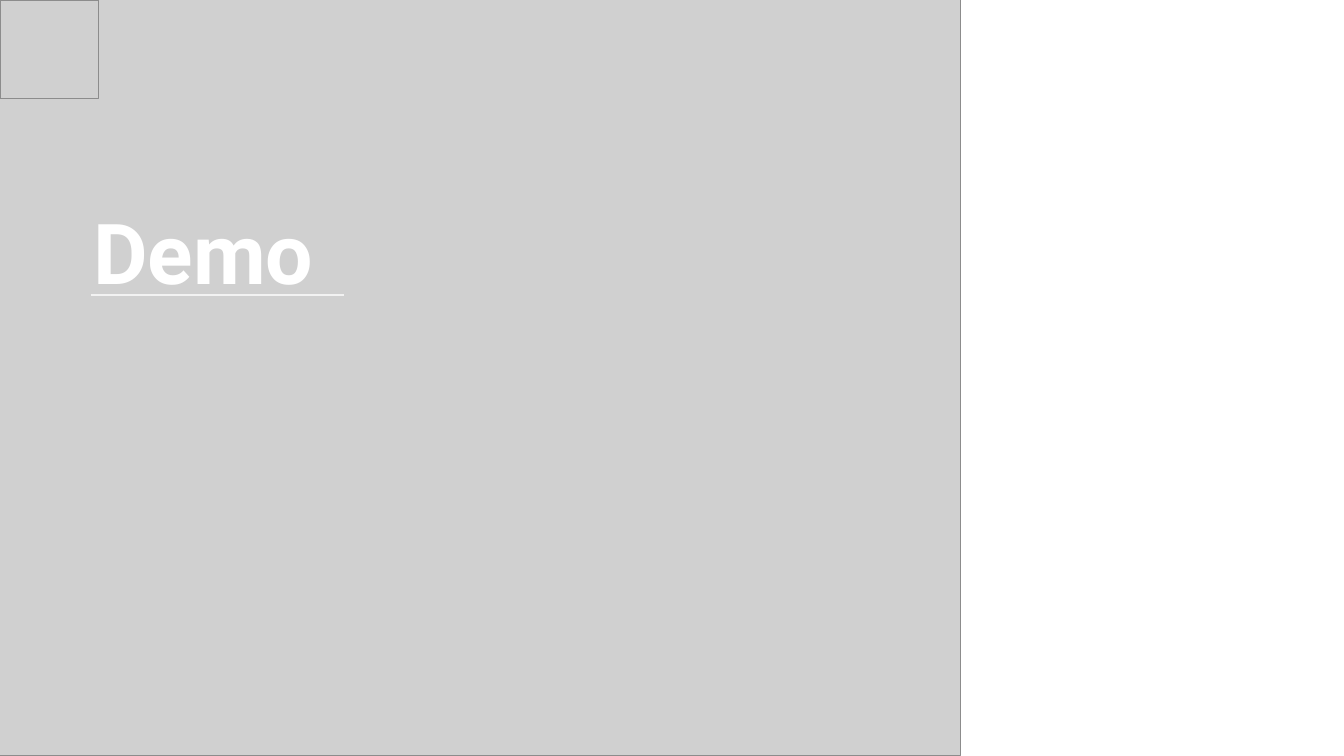
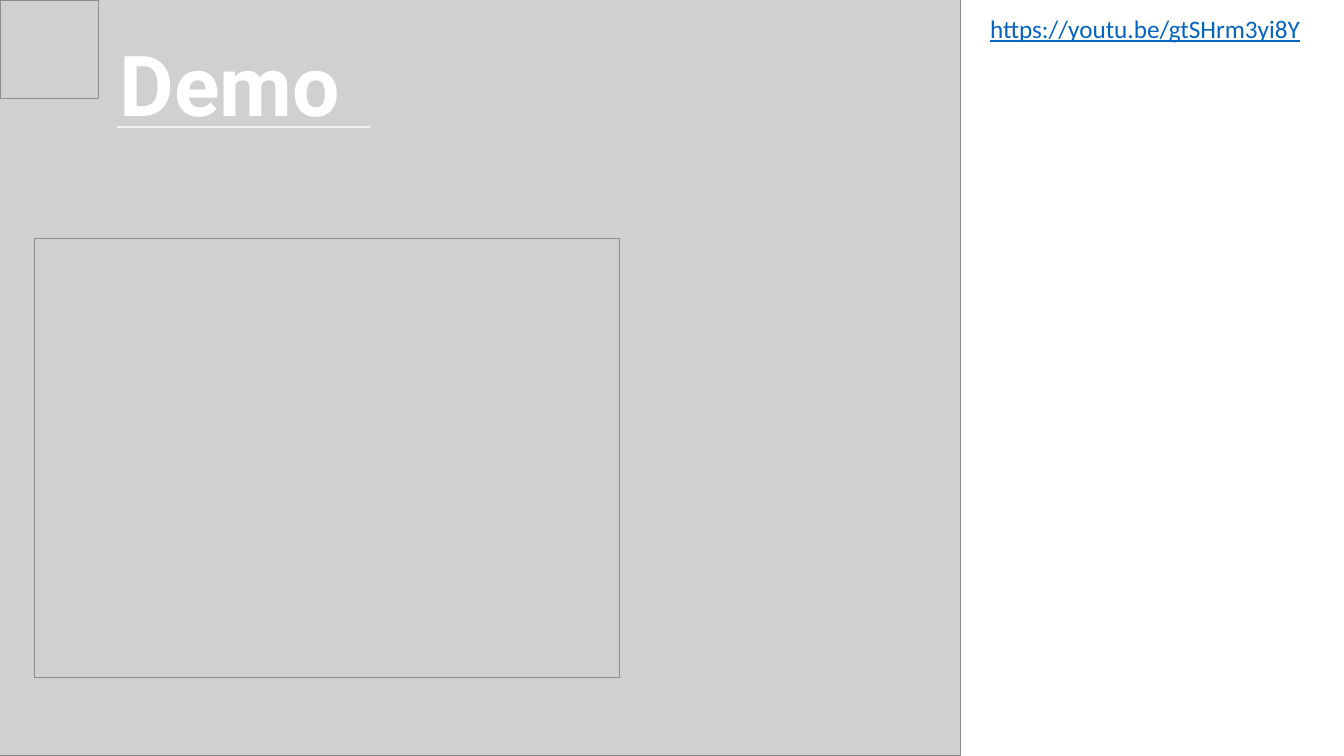
Before and after one commit to shu8/Facebook-Conversational-AI-Hackathon-2019, a slide deck: slide 2 of promo/presentation.pptx. Drawn at 1344x756 pixels with LibreOffice and Linux fonts; fonts in the diff are those of the drawing; grey boxes stand for pictures. Boxes give left, top, right and bottom in pixels: in the first picture for what was removed or moved away, otherwise in the second. Text is boxed around its words. In the diff, an @@ line names an element or a change of style, - is before the commit and + after.

Commit message:
Update architecture image; Add YouTube demo link to ppt

```diff
--- a/promo/presentation.pptx
+++ b/promo/presentation.pptx
@@ text added at [990,20,1300,43], 18 pt, text #0563C1, underline @@
+https://youtu.be/gtSHrm3yi8Y
@@ text "Demo": place and size @@
-text "Demo" at [93,225,313,284]
+text "Demo" at [119,57,339,116]
@@ line moved from (91, 295) - (345, 295) to (117, 127) - (371, 127) @@
@@ picture added at [34,239,619,678] @@
```
Also in this commit, not shown: 1 other file.
